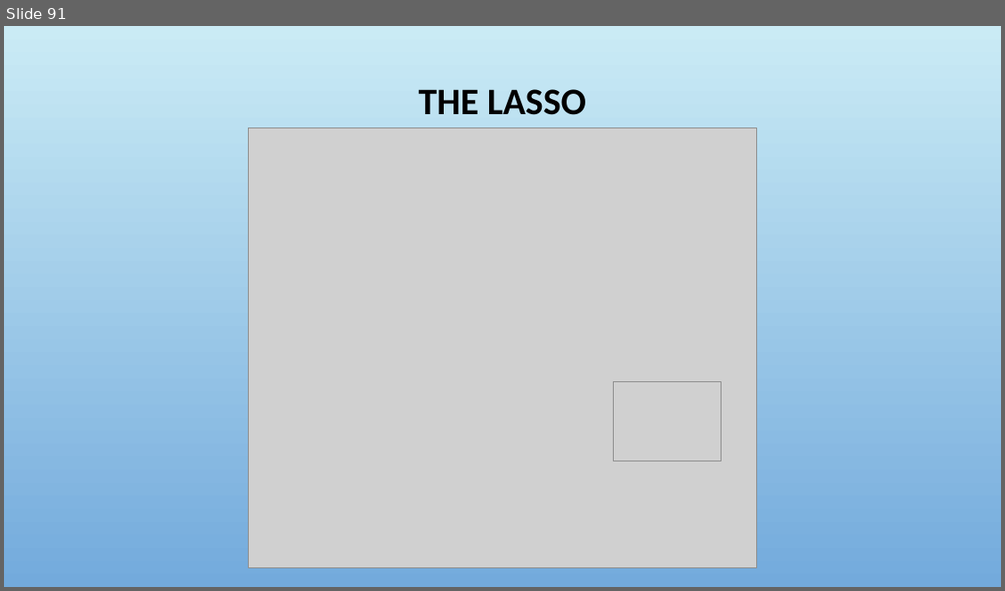
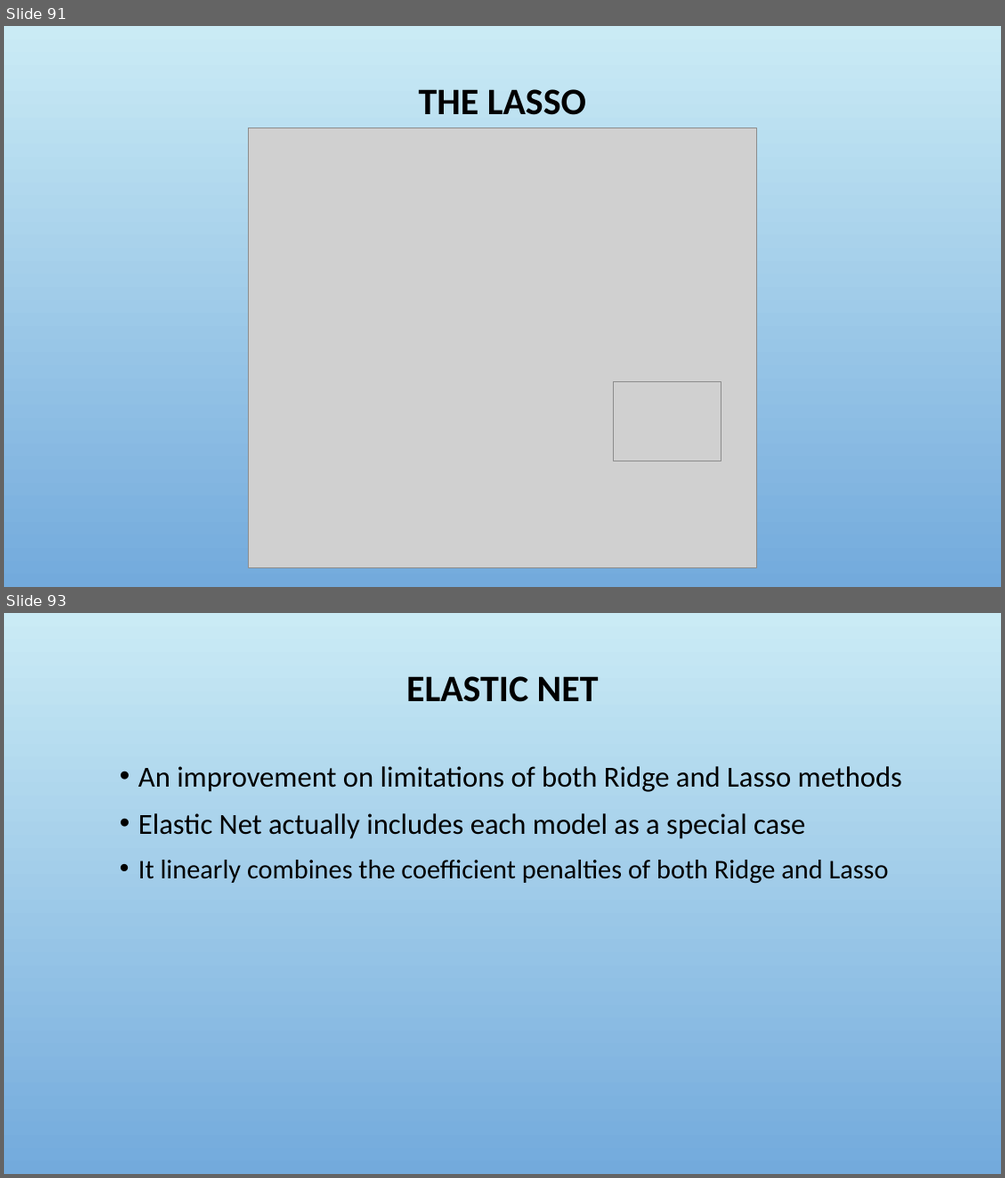
Before and after one commit to fredhutchio/intro-machine-learning, a slide deck: 3. Regression.pptx. Shown one above the other, each under a label of ours: slide 91 before the commit, slides 91 and 93 after it; the slides between them are not shown. The pictures are 1005x591 and 1005x1178 pixels, drawn with LibreOffice and Linux fonts; fonts in the diff are those of the drawing; grey boxes stand for pictures; background and template pictures are left out. Boxes give left, top, right and bottom in pixels: in the first picture for what was removed or moved away, otherwise in the second. Text is boxed around its words. In the diff, an @@ line names an element or a change of style, - is before the commit and + after.

```diff
--- a/3. Regression.pptx
+++ b/3. Regression.pptx
@@ slide 93 added at (x1=4, y1=613, x2=1001, y2=1174), background picture (left out) @@
@@ title added at (x1=406, y1=676, x2=599, y2=702), 36 pt, text #000000, bold @@
+ELASTIC NET
@@ text added at (x1=138, y1=766, x2=902, y2=884), 28 pt, text #000000 @@
+    • An improvement on limitations of both Ridge and Lasso methods
+    • Elastic Net actually includes each model as a special case
+    • It linearly combines the coefficient penalties of both Ridge and Lasso
```
Also in this commit, not shown: 1 slide changed, 30 other slides added.
